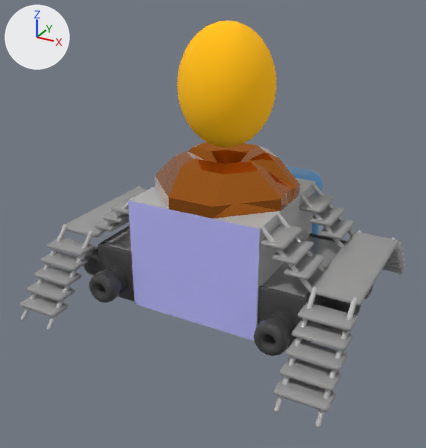
Before and after pictures for a commit that changed the FBX model LastMoon/Assets/_Resources/Model/Station/LastLuna_Model_Station_Portal.fbx.
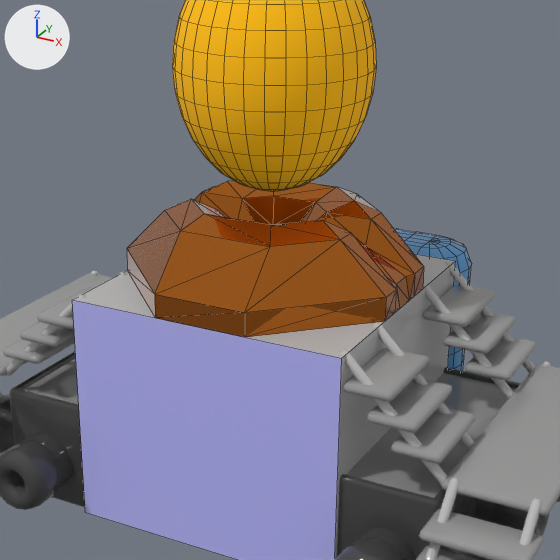
There are two pictures of each version: one whole from a 50 mm camera at (5.57, -10.69, 6.98) aimed at (-0.03, -0.53, 1.9), one close up on the part from 22% to 86% of the width and 12% to 73% of the height. The lights are fixed; the arrows at upper left show +X, +Y and +Z. The close-ups show mesh edges as thin lines. Where no turn or scale is listed for an object, it has been applied to the vertices.

In view in the first close-up: 'Box001', 'Portal001', 'Portal_Base001', 'Stair_Platform001', 'Stair_Support001', 'Water_Collector001', 'Water_Tank001'.
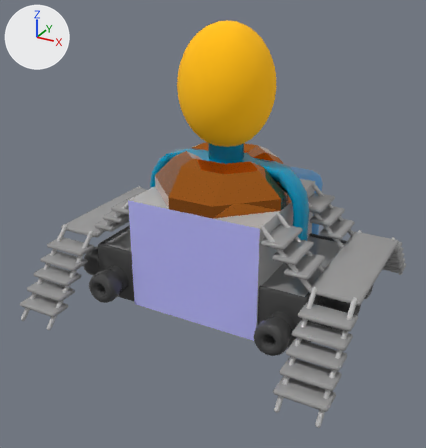
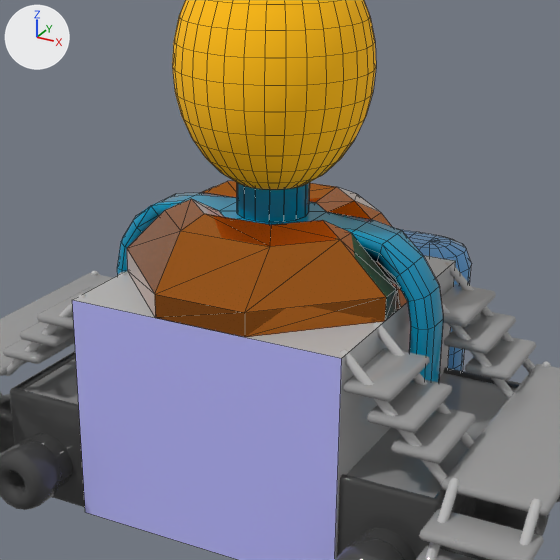
Where the change shows, as pixel boxes (x1, y1, x2, y2) in the close-ups (560 x 560 px):
'Waterfall001', added (cyan)
    after: (117, 192, 443, 382)
'Portal_Waterfall001', added (cyan)
    after: (237, 182, 310, 222)

What the commit changed:
Material 'Waterfall' (mat_waterfall) is new.
Its base color is (0.0, 0.293, 0.5) (cyan #0093bc).
Its roughness is 0.0.
Mesh me_mesh_008 is new.
It has 186 vertices, 192 faces and spans x -1.88..1.88, y -0.5..0.5, z -1.75..0.5.
It uses material mat_waterfall (cyan #0093bc).
Mesh me_mesh_009 is new.
It has 167 vertices, 170 faces and spans x -0.38..0.38, y -0.38..0.38, z 0.75..2.5.
It uses material mat_waterfall (cyan #0093bc).
Object 'Waterfall001' (ob_waterfall001) is new; it shows me_mesh_008.
Its location is (0.0, 0.0, 2.75).
Object 'Portal_Waterfall001' (ob_portal_waterfall001) is new; it shows me_mesh_009.
Its location is (0.0, 0.0, 2.25).
